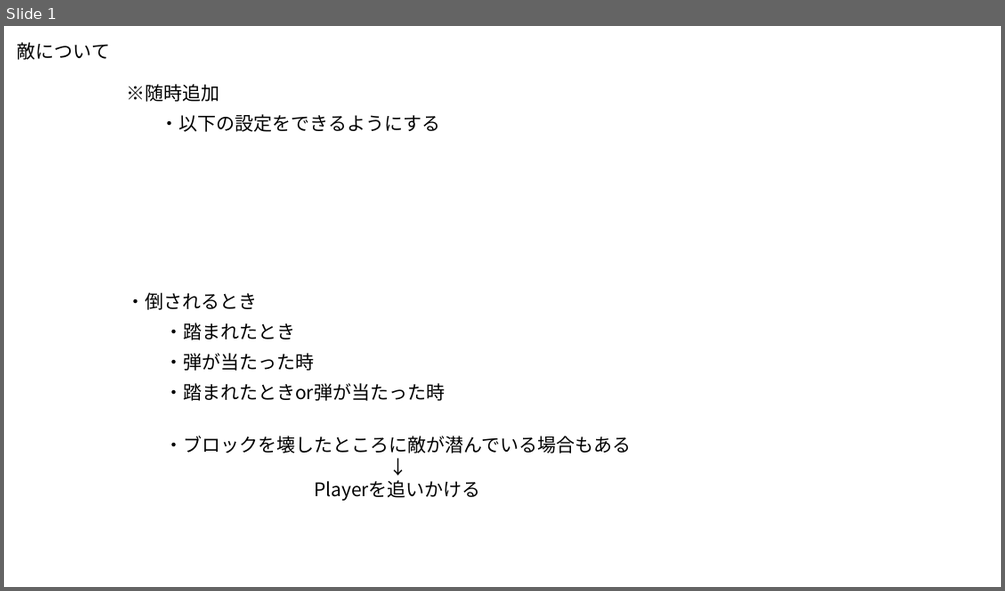
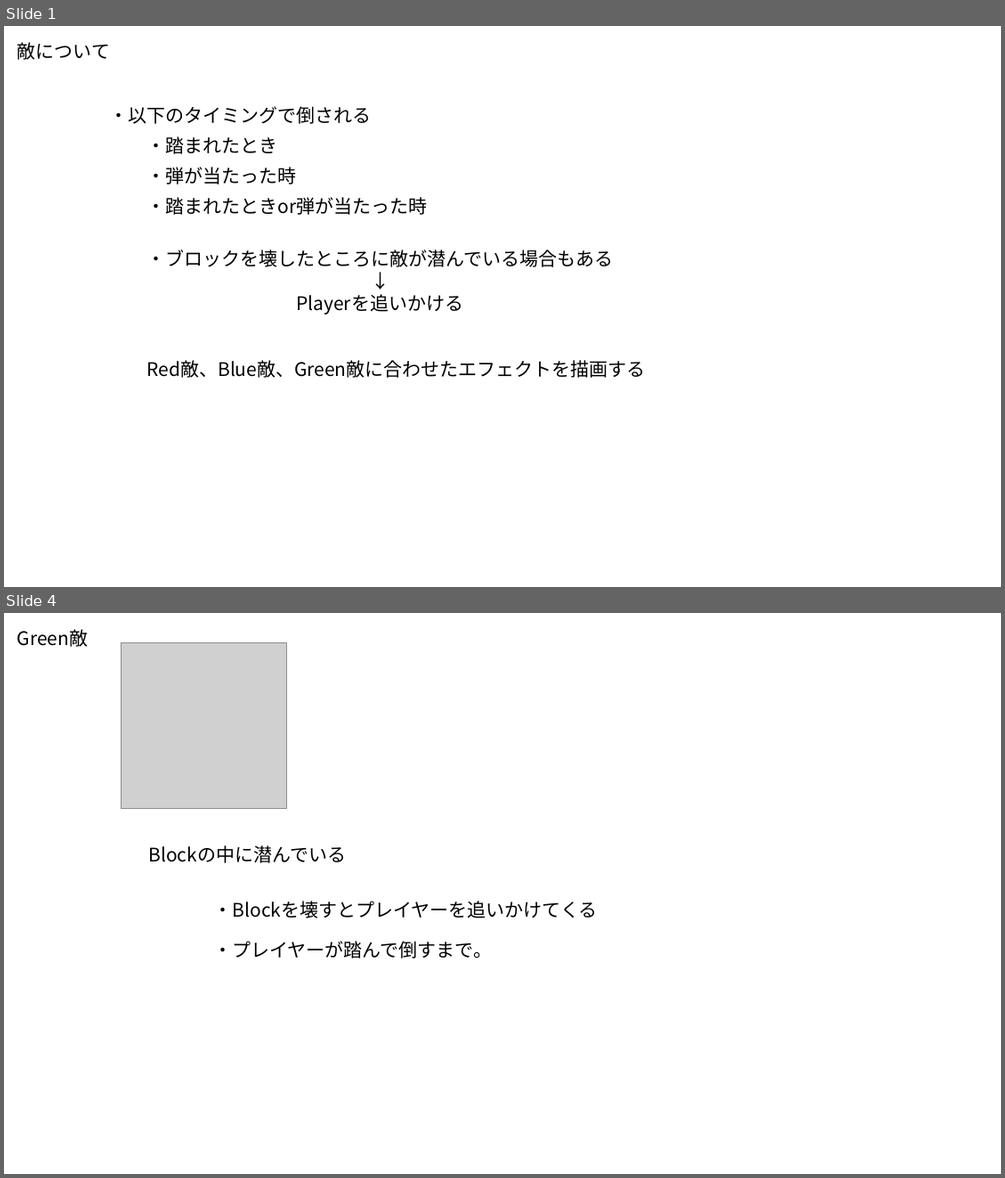
Before and after one commit to syo-ya/GameProductionPractice1, a slide deck: ゲーム制作課題「Breaking_UP」/仕様書/敵.pptx. Shown one above the other, each under a label of ours: slide 1 before the commit, slides 1 and 4 after it; the slides between them are not shown. The pictures are 1005x591 and 1005x1178 pixels, drawn with LibreOffice and Linux fonts; fonts in the diff are those of the drawing; grey boxes stand for pictures. Boxes give left, top, right and bottom in pixels: in the first picture for what was removed or moved away, otherwise in the second. Text is boxed around its words. In the diff, an @@ line names an element or a change of style, - is before the commit and + after.

```diff
--- a/ゲーム制作課題「Breaking_UP」/仕様書/敵.pptx
+++ b/ゲーム制作課題「Breaking_UP」/仕様書/敵.pptx
@@ slide 4 added at [4,613,1001,1174], background #FFFFFF @@
@@ text added at [17,629,88,647], 18 pt, text #000000 @@
+Green敵
@@ picture added at [121,643,287,809] @@
@@ text added at [148,845,346,863], 18 pt, text #000000 @@
+Blockの中に潜んでいる
@@ text added at [214,900,598,918], 18 pt, text #000000 @@
+・Blockを壊すとプレイヤーを追いかけてくる
@@ text added at [214,941,492,958], 18 pt, text #000000 @@
+・プレイヤーが踏んで倒すまで。
@@ slide 1 changed as well @@
@@ text removed at [127,84,220,102] @@
-※随時追加
@@ text at [109,106,371,124]: text changed @@
-・倒されるとき
+・以下のタイミングで倒される
@@ text removed at [161,114,441,132] @@
-・以下の設定をできるようにする
@@ 4 texts: place and size @@
-4 texts at [164,322,631,500]
+4 texts at [146,136,613,314]
@@ text added at [146,360,645,378], 18 pt, text #000000 @@
+Red敵、Blue敵、Green敵に合わせたエフェクトを描画する
```
Also in this commit, not shown: 2 other slides added.
